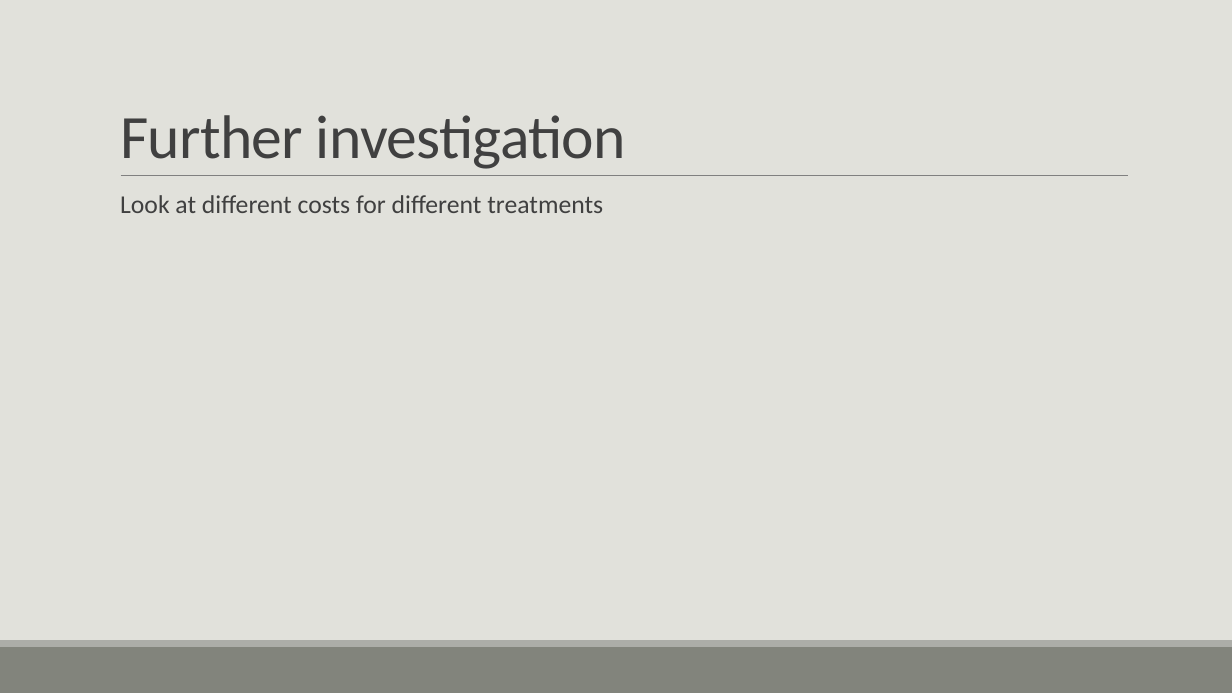
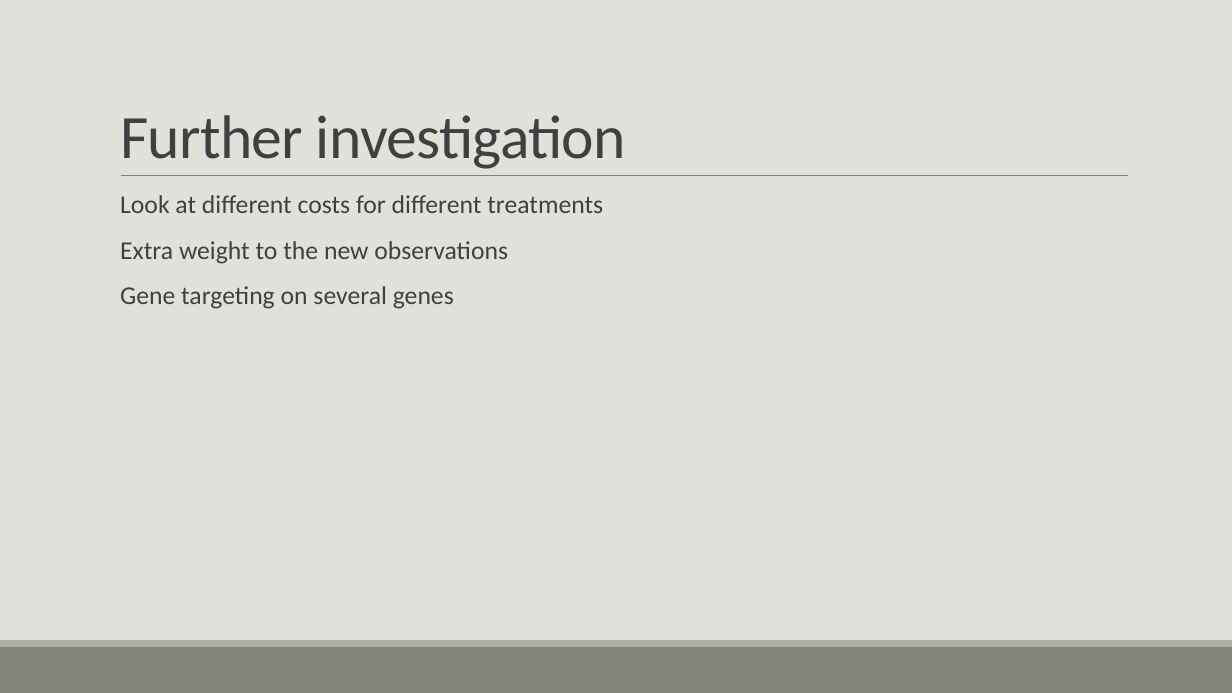
Before and after one commit to lholsen96/ml-society-science, a slide deck: slide 6 of src/project2/Part3/Medical project.pptx. Drawn at 1232x693 pixels with LibreOffice and Linux fonts; fonts in the diff are those of the drawing. Boxes give left, top, right and bottom in pixels: in the first picture for what was removed or moved away, otherwise in the second. Text is boxed around its words. In the diff, an @@ line names an element or a change of style, - is before the commit and + after.

```diff
--- a/src/project2/Part3/Medical project.pptx
+++ b/src/project2/Part3/Medical project.pptx
@@ text at (120, 241, 508, 309): paragraphs added @@
+  Extra weight to the new observations
+  Gene targeting on several genes
```
Also in this commit, not shown: 1 other slide changed, 1 slide added.
